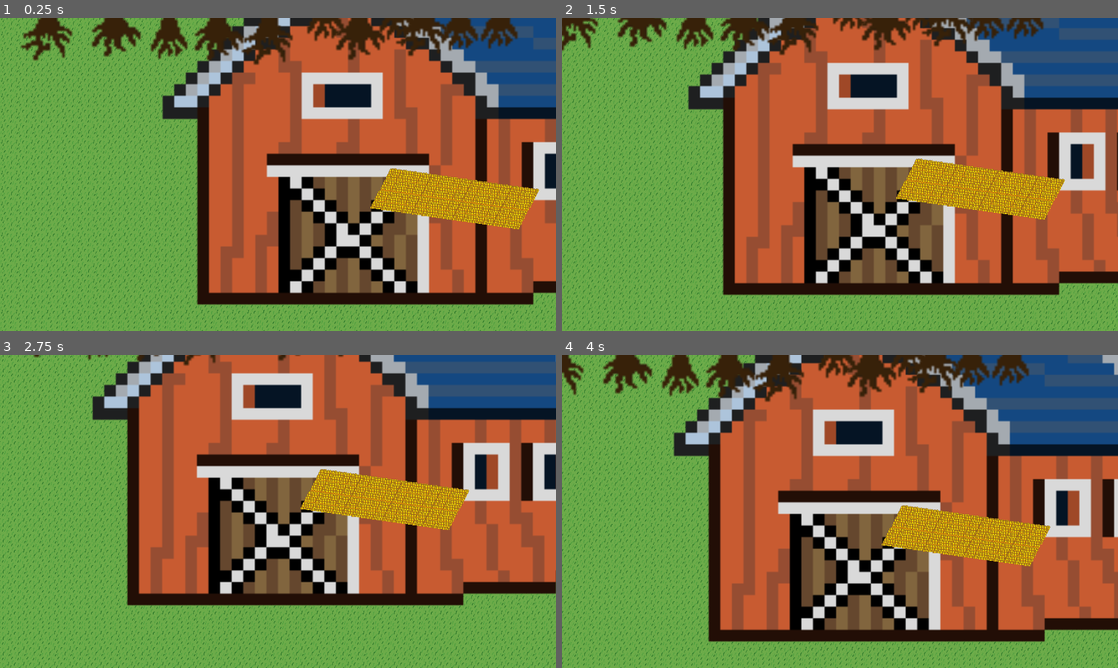
Above: before the commit, frames 1-4 (two rows, left to right).
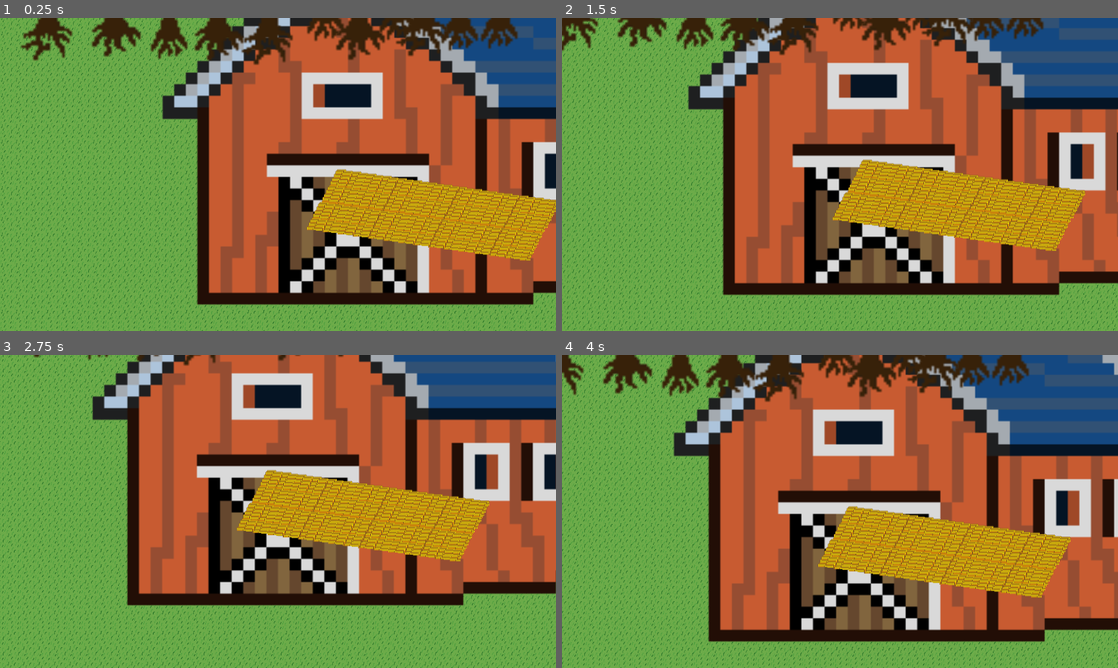
Above: after the commit, the same moments.

Repository: ian-kr/Melon
Game: Godot game, scene res://scenes/levels/town.tscn
The game is run twice, just before and just after one commit, with the same random seed, the same clock (stepped at 60 frames per second) and the same inputs. This scene is started directly instead of the project's main scene.
Inputs:
- Up to frame 1 (0.25 s): no input
- Up to frame 2 (1.5 s): tap Enter at 0.5 s; hold D (right) 0.53-1.28 s; hold S (down) from 1.28 s (still down)
- Up to frame 3 (2.75 s): release S (down) at 2.03 s; hold D (right) from 2.03 s (still down)
- Up to frame 4 (4 s): release D (right) at 2.78 s; hold W (up) 2.78-3.53 s; hold A (left) from 3.53 s (still down)

The runs differ from the first frame. In frame 1, 8.2% of the frame differs, in the area x 55-100%, y 48-78%; in frame 2, 8.2%; in frame 3, 8.2%; in frame 4, 8.2%, in the area x 46-92%, y 48-78%.

Commit message:
Wheat added + Intro Script
I will make small dialogue between different people  in the next push

Diff:
--- a/scenes/levels/town.tscn
+++ b/scenes/levels/town.tscn
@@ -31,7 +31,8 @@
 texture = ExtResource("3_2xk2g")
 
 [node name="Wheat" type="Sprite2D" parent="."]
-position = Vector2(923, 398)
+position = Vector2(872, 437)
+scale = Vector2(1.5, 1.5)
 texture = ExtResource("4_p4se6")
 
 [node name="ParallaxBackground" type="ParallaxBackground" parent="."]
Not shown, added: graphics/assets/things/House1.png.import
Binary file added: graphics/assets/things/wheatStack.png
Not shown, added: graphics/assets/things/wheatStack.png.import
Not shown, added: scenes/TextScript/intro.txt
Not shown: 1 places in scenes/textbox.tscn that only renumber resources
